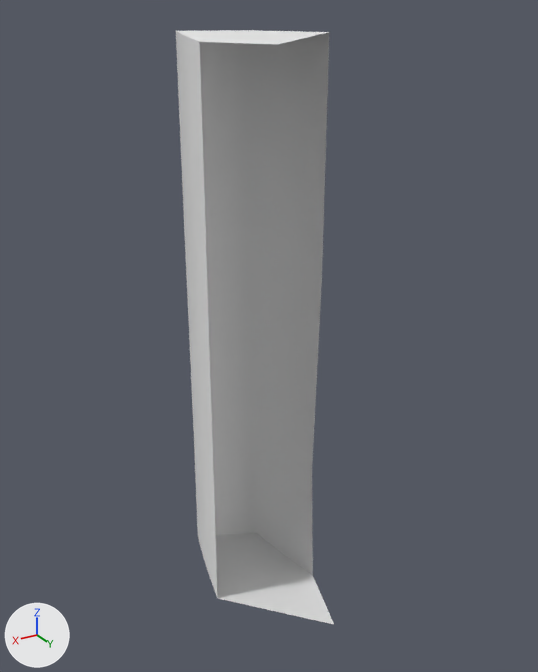
What one commit did to the glTF model Structures Plus/models/c90part_598faafe91a68b13edfd8e61.glb.
Rendered twice from a 50 mm camera at (1.602, 2.038, 1.008) aimed at (0.977, 0.996, 0.487). Every picture has the same lights, and +X, +Y and +Z are marked at lower left. The older version comes first. Vertices at exactly the same position are counted once.
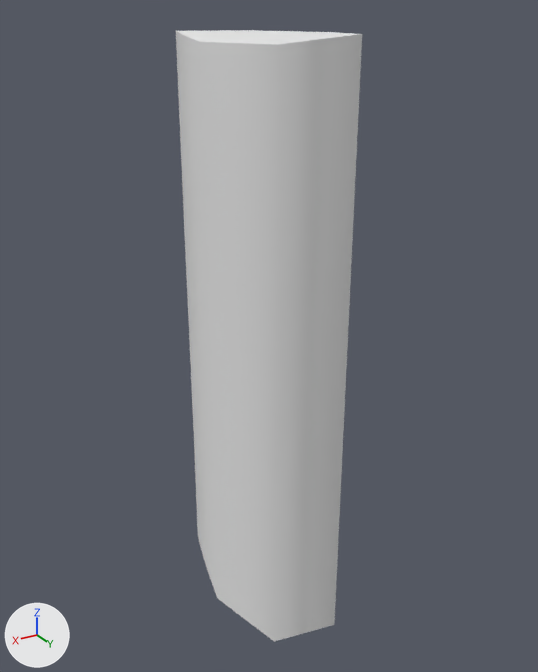
What differs and where, as boxes (x1, y1, x2, y2) in the pictures (538 x 672 px):
'Cylinder', reshaped (18% wider)
    before: (176, 30, 334, 624)
    after: (176, 30, 362, 642)
part 1 of me_mesh_0, added
    after: (200, 32, 362, 642)

Patch to the scene script:
```diff
--- a/Structures Plus/models/c90part_598faafe91a68b13edfd8e61.glb.py
+++ b/Structures Plus/models/c90part_598faafe91a68b13edfd8e61.glb.py
@@ me_mesh_0 @@
 # used by ob_cylinder; location = (0.0, 0.0, 0.0)
-me_mesh_0.from_pydata(...)  # 72 vertices, 132 faces; spans x 0.89..1.105, y 0.826..1.165, z -0.06..0.985
+me_mesh_0.from_pydata(...)  # 78 vertices, 152 faces; spans x 0.89..1.105, y 0.826..1.165, z -0.06..0.985
+# me_mesh_0 part 1
+# 6 vertices are added at (1.068, 1.158, 0.272), (1.067, 1.165, -0.033), (1.066, 1.165, 0.628), (0.931, 1.165, 0.774), (0.931, 1.165, 0.985), (0.932, 1.165, 0.247)
+# 18 new faces join them, mat_whitetrunk (white #e7e7e7)
+# 2 new faces join them, mat_lightwood (white #e7e7e7)
 me_mesh_0.materials.append(mat_whitetrunk)
```
